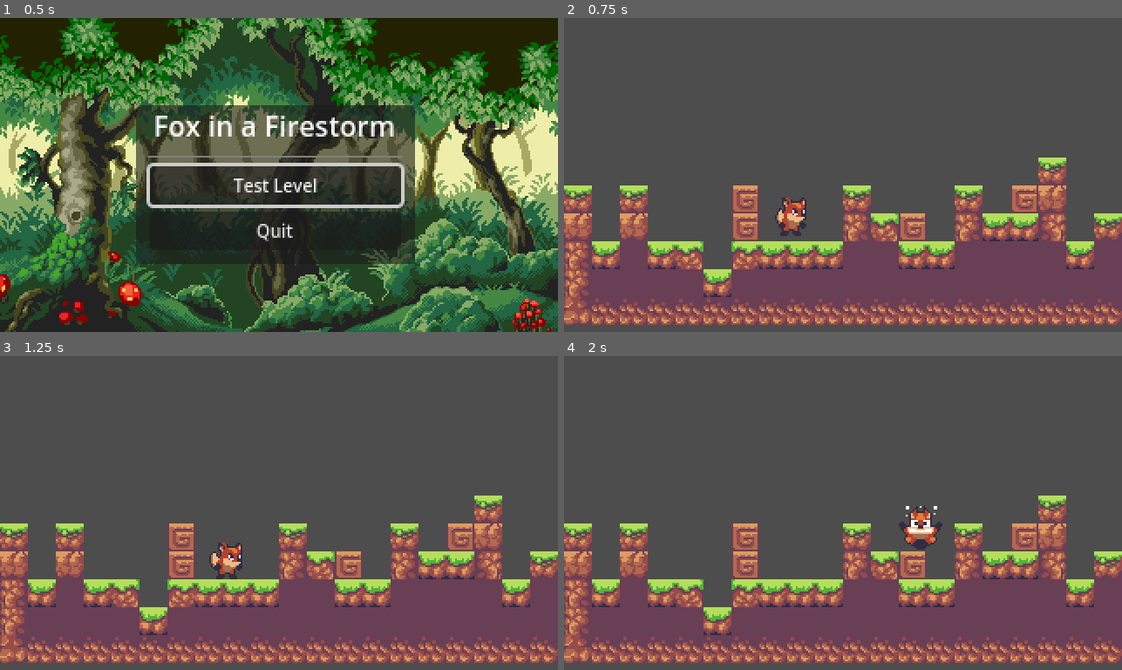
Above: before the commit, frames 1-4 (two rows, left to right).
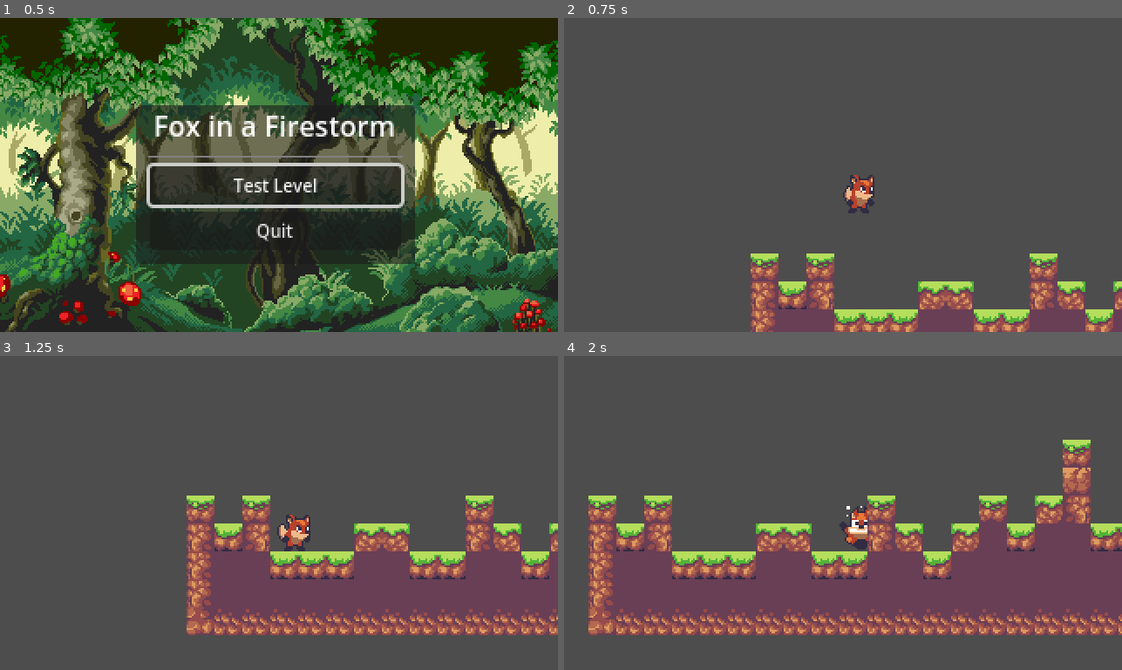
Above: after the commit, the same moments.

Repository: JP-Dhabolt/fox-in-a-firestorm
Game: Godot game, scene res://scenes/levels/Main.tscn
The game is run twice, just before and just after one commit, with the same random seed, the same clock (stepped at 60 frames per second) and the same inputs.
Inputs (mouse positions are in pixels of both pictures, inside the frame that each line leads up to):
- Up to frame 1 (0.5 s): no input
- Up to frame 2 (0.75 s): click "Test Level" at 0.5 s
- Up to frame 3 (1.25 s): no input
- Up to frame 4 (2 s): tap Enter at 1.25 s; move the mouse to (965, 497) at 1.27 s; hold D (move_right) from 1.28 s (still down); tap Space (jump) at 1.35, 1.52, 1.82 s; click (965, 497) at 1.42 s

Frame 1 is identical in both runs. In frame 2, 35% of the frame differs, in the area x 0-100%, y 44-100%; in frame 3, 33%; in frame 4, 37%, in the area x 0-100%, y 26-98%.
Error before the commit: Invalid assignment of property or key 'paused' with value of type 'bool' on a base object of type 'null instance'. (res://scenes/interface/MenuModal/MenuModal.…

Commit message:
Functioning Terrain Generation
But broken menu in TestLevel

Diff:
--- a/game/scenes/characters/Player.gd
+++ b/game/scenes/characters/Player.gd
@@ -3,7 +3,7 @@
 
 var GRAVITY: int = 15
 var MOVEMENT_SPEED: int = 150
-var JUMP_FORCE: int = 200
+@export var jump_force: int = 200
 var POUNCE_FORCE: int = 50
 
 var jumpAnimation: String = "Jump"
@@ -78,7 +78,7 @@
 
 func _transition_to_jumping():
 	currentState = State.JUMPING
-	velocity.y = -JUMP_FORCE
+	velocity.y = -jump_force
 	sprite.play(jumpAnimation)
 
 
--- a/game/scenes/levels/TestLevel.tscn
+++ b/game/scenes/levels/TestLevel.tscn
@@ -1,79 +1,24 @@
-[gd_scene load_steps=6 format=3 uid="uid://dsyeewn78c28r"]
+[gd_scene load_steps=4 format=3 uid="uid://dsyeewn78c28r"]
 
-[ext_resource type="PackedScene" uid="uid://dwfuuw8xx8l86" path="res://scenes/objects/Block.tscn" id="1"]
 [ext_resource type="PackedScene" uid="uid://cqnuwdbv7t1jm" path="res://scenes/characters/Player.tscn" id="2"]
-[ext_resource type="PackedScene" path="res://scenes/objects/Leaves.tscn" id="3"]
 [ext_resource type="PackedScene" uid="uid://g5xdeqs6ky7f" path="res://scenes/interface/MenuModal/MenuModal.tscn" id="5_hsehm"]
 [ext_resource type="PackedScene" uid="uid://ceqcxqo62twgj" path="res://scenes/systems/TerrainGenerator.tscn" id="5_p6tqq"]
 
 [node name="World" type="Node2D"]
 position = Vector2(128, 128)
 
-[node name="Block" parent="." instance=ExtResource("1")]
-position = Vector2(8, 8)
+[node name="Player" parent="." instance=ExtResource("2")]
+position = Vector2(-75, -75)
+jump_force = 300
 
-[node name="Block2" parent="." instance=ExtResource("1")]
-position = Vector2(24, 8)
+[node name="Camera2D" type="Camera2D" parent="Player"]
 
-[node name="Block3" parent="." instance=ExtResource("1")]
-position = Vector2(40, 8)
+[node name="MenuModal" parent="Player" instance=ExtResource("5_hsehm")]
+offset_left = 107.0
+offset_top = 37.0
+offset_right = 107.0
+offset_bottom = 37.0
 
-[node name="Block4" parent="." instance=ExtResource("1")]
-position = Vector2(56, 8)
-
-[node name="Block5" parent="." instance=ExtResource("1")]
-position = Vector2(72, 8)
-
-[node name="Block6" parent="." instance=ExtResource("1")]
-position = Vector2(72, -8)
-
-[node name="Block7" parent="." instance=ExtResource("1")]
-position = Vector2(88, 24)
-
-[node name="Block17" parent="." instance=ExtResource("1")]
-position = Vector2(72, 24)
-
-[node name="Block16" parent="." instance=ExtResource("1")]
-position = Vector2(104, 24)
-
-[node name="Block18" parent="." instance=ExtResource("1")]
-position = Vector2(120, 24)
-
-[node name="Block8" parent="." instance=ExtResource("1")]
-position = Vector2(120, 8)
-
-[node name="Block9" parent="." instance=ExtResource("1")]
-position = Vector2(136, 8)
-
-[node name="Block10" parent="." instance=ExtResource("1")]
-position = Vector2(136, -8)
-
-[node name="Block11" parent="." instance=ExtResource("1")]
-position = Vector2(136, -24)
-
-[node name="Block12" parent="." instance=ExtResource("1")]
-position = Vector2(-8, 8)
-
-[node name="Block13" parent="." instance=ExtResource("1")]
-position = Vector2(-24, 8)
-
-[node name="Block14" parent="." instance=ExtResource("1")]
-position = Vector2(-24, -8)
-
-[node name="Block15" parent="." instance=ExtResource("1")]
-position = Vector2(-24, -24)
-
-[node name="Player" parent="." instance=ExtResource("2")]
-position = Vector2(-7, -39)
-
-[node name="Leaves" parent="." instance=ExtResource("3")]
-position = Vector2(96, 8)
-
-[node name="MenuModal" parent="." instance=ExtResource("5_hsehm")]
-offset_left = 32.0
-offset_top = -38.0
-offset_right = 32.0
-offset_bottom = -38.0
-
-[node name="TerrainGenerator" parent="." instance=ExtResource("5_p6tqq")]
+[node name="TerrainGenerator" parent="." node_paths=PackedStringArray("player_node") instance=ExtResource("5_p6tqq")]
 position = Vector2(-128, -128)
+player_node = NodePath("../Player")
--- a/game/scenes/systems/TerrainGenerator.gd
+++ b/game/scenes/systems/TerrainGenerator.gd
@@ -1,113 +1,98 @@
 extends Node2D
 
-var MAX_X = 20
-var MAX_Y = 11
-var MIN_X = 0
-var MIN_Y = 4
+@onready var tilemap := $TileMap as TileMap
+@export var player_node: Node2D
 
-@onready var tilemap := $TileMap as TileMap
-@export_category("Noise")
-@export var new_cell_interval_seconds: float = 0.5
-@export var domain_warp_enabled: bool = false
-@export var domain_warp_amplitude: float = 30.0
-@export var domain_warp_fractal_gain: float = 0.5
-@export var domain_warp_fractal_octaves: int = 5
-@export var domain_warp_fractal_type: FastNoiseLite.DomainWarpFractalType = FastNoiseLite.DomainWarpFractalType.DOMAIN_WARP_FRACTAL_NONE
-@export var domain_warp_frequency: float = 0.05
-@export var domain_warp_type: FastNoiseLite.DomainWarpType = FastNoiseLite.DomainWarpType.DOMAIN_WARP_SIMPLEX
-@export var fractal_gain: float = 0.5
-@export var fractal_lacunarity: float = 2.0
-@export var fractal_octaves: int = 5
-@export var fractal_ping_pong_strength: float = 2.0
-@export var fractal_weighted_strength: float = 0.0
-@export var frequency: float = 0.01
-@export var fractal_type: FastNoiseLite.FractalType = FastNoiseLite.FractalType.FRACTAL_FBM
-
-var current_cell_x = 0
+var earliest_x_drawn: int = 0
+var latest_x_drawn: int = 0
 var elapsed_time = 0.0
 var fast_noise: FastNoiseLite
 
+var max_x: int
+var min_x: int = 0
+var max_y: int
+var min_y: int
+
 # Called when the node enters the scene tree for the first time.
 func _ready():
-	setup_fast_noise()
-	for x in range(MIN_X, MAX_X + 5):
+	fast_noise = NoiseForTerrain.get_noise_by_type(NoiseForTerrain.NoiseForTerrainType.INITIAL)
+	var viewport_rect = get_viewport_rect()
+	max_x = ceil(viewport_rect.size.x / 16)
+	max_y = ceil(viewport_rect.size.y / 16)
+	min_y = ceil(max_y / 3.0)
+	for x in range(min_x, max_x + 5):
 		_place_tile(x)
 
-	current_cell_x = MAX_X + 5
-
-func setup_fast_noise():
-	fast_noise = FastNoiseLite.new()
-	fast_noise.noise_type = FastNoiseLite.TYPE_PERLIN
-	fast_noise.domain_warp_enabled = domain_warp_enabled
-	fast_noise.domain_warp_amplitude = domain_warp_amplitude
-	fast_noise.domain_warp_fractal_gain = domain_warp_fractal_gain
-	fast_noise.domain_warp_fractal_octaves = domain_warp_fractal_octaves
-	fast_noise.domain_warp_fractal_type = domain_warp_fractal_type
-	fast_noise.domain_warp_frequency = domain_warp_frequency
-	fast_noise.domain_warp_type = domain_warp_type
-	fast_noise.fractal_gain = fractal_gain
-	fast_noise.fractal_lacunarity = fractal_lacunarity
-	fast_noise.fractal_octaves = fractal_octaves
-	fast_noise.fractal_ping_pong_strength = fractal_ping_pong_strength
-	fast_noise.fractal_weighted_strength = fractal_weighted_strength
-	fast_noise.frequency = frequency
-	fast_noise.fractal_type = fractal_type
-
-func randomize_fast_noise():
-	fast_noise = FastNoiseLite.new()
-	fast_noise.noise_type = FastNoiseLite.TYPE_PERLIN
-	fast_noise.domain_warp_enabled = randi_range(0, 1) == 0
-	fast_noise.domain_warp_amplitude = randf_range(0.0, 100.0)
-	fast_noise.domain_warp_fractal_gain = randf_range(0.0, 1.0)
-	fast_noise.domain_warp_fractal_octaves = randi_range(1, 10)
-	fast_noise.domain_warp_fractal_type = randi_range(0, 2) as FastNoiseLite.DomainWarpFractalType
-	fast_noise.domain_warp_frequency = randf_range(0.0, 1.0)
-	fast_noise.domain_warp_type = randi_range(0, 2) as FastNoiseLite.DomainWarpType
-	fast_noise.fractal_gain = randf_range(0.0, 1.0)
-	fast_noise.fractal_lacunarity = randf_range(0.0, 10.0)
-	fast_noise.fractal_octaves = randi_range(1, 10)
-	fast_noise.fractal_ping_pong_strength = randf_range(0.0, 10.0)
-	fast_noise.fractal_weighted_strength = randf_range(0.0, 10.0)
-	fast_noise.frequency = randf_range(0.0, 1.0)
-	fast_noise.fractal_type = randi_range(0, 3) as FastNoiseLite.FractalType
-	print_object_properties(fast_noise)
+	latest_x_drawn = max_x + 5
 
 
-# # Called every frame. 'delta' is the elapsed time since the previous frame.
-# func _process(delta):
-# 	elapsed_time += delta
+# Called every frame. 'delta' is the elapsed time since the previous frame.
+func _process(delta):
+	var player_node_x = tilemap.local_to_map(player_node.global_position).x
+	if int(delta) % 5 == 0:
+		print("Player location: ", player_node_x)
+		print("Current tilemap count: ", len(tilemap.get_used_cells(0)))
+	_draw_and_clear_map(player_node_x)
 
-# 	# Add one cell to the tilemap every 2 seconds
-# 	if elapsed_time > new_cell_interval_seconds:
-# 		_place_tile(current_cell_x)
-# 		elapsed_time -= new_cell_interval_seconds
-# 		current_cell_x += 1
+func _draw_and_clear_map(player_x: int):
+	_draw_right_if_needed(player_x)
+	_draw_left_if_needed(player_x)
+	_clear_right_if_needed(player_x)
+	_clear_left_if_needed(player_x)
+
+func _draw_right_if_needed(player_x: int):
+	if player_x + max_x > latest_x_drawn:
+		print("Drawing to the  right")
+		for x in range(latest_x_drawn, player_x + max_x):
+			_place_tile(x)
+		latest_x_drawn = player_x + max_x
+
+func _draw_left_if_needed(player_x: int):
+	if player_x - max_x < earliest_x_drawn:
+		print("Drawing to the left")
+		for x in range(max(0, player_x - max_x), earliest_x_drawn):
+			_place_tile(x)
+		earliest_x_drawn = max(0, player_x - max_x)
+
+func _clear_right_if_needed(player_x: int):
+	if player_x + max_x * 2 < latest_x_drawn:
+		print("Clearing to the right")
+		for x in range(player_x + max_x, latest_x_drawn):
+			_erase_tile(x)
+		latest_x_drawn = player_x + max_x
+
+func _clear_left_if_needed(player_x: int):
+	if player_x - max_x * 2 > earliest_x_drawn:
+		print("Clearing to the left")
+		for x in range(earliest_x_drawn, max(player_x - max_x, 0)):
+			_erase_tile(x)
+		earliest_x_drawn = max(player_x - max_x, 0)
 
 func _place_tile(x: int):
 	var y_val = _determine_y_value(x)
-	print("placing tile at x: " + str(x) + " y: " + str(y_val))
-	var vectors = range(y_val, MAX_Y).map(func(y): return Vector2i(x, y))
+	var vectors = range(y_val, max_y).map(func(y): return Vector2i(x, y))
 	tilemap.set_cells_terrain_connect(0, vectors, 0, 0)
+
+func _erase_tile(x: int):
+	for y in range(min_y, max_y):
+		tilemap.erase_cell(0, Vector2i(x, y))
 
 func _determine_y_value(x: int):
 	var noise_value = fast_noise.get_noise_1d(x)
 	var normalized_noise = (noise_value + 1) / 2
-	var y_range = MAX_Y - MIN_Y
-	return MIN_Y + int(normalized_noise * y_range)
+	var y_range = max_y - min_y
+	return min_y + int(normalized_noise * y_range)
 
 func redraw_terrain():
 	tilemap.clear()
 	fast_noise.seed = randi()
-	for x in range(MIN_X, MAX_X + 5):
+	for x in range(earliest_x_drawn, latest_x_drawn):
 		_place_tile(x)
 
-func _input(event):
-	if event is InputEventMouseButton and event.pressed:
-		if event.button_index == MOUSE_BUTTON_LEFT:
-			redraw_terrain()
-		elif event.button_index == MOUSE_BUTTON_RIGHT:
-			randomize_fast_noise()
-			redraw_terrain()
+func randomize_terrain():
+	fast_noise = NoiseForTerrain.get_noise_by_type(NoiseForTerrain.NoiseForTerrainType.RANDOM)
+	print_object_properties(fast_noise)
+	redraw_terrain()
 
 func print_object_properties(obj):
 	var prop_list = obj.get_property_list()
--- /dev/null
+++ b/game/scripts/NoiseForTerrain.gd
@@ -0,0 +1,54 @@
+extends Node
+class_name NoiseForTerrain
+
+enum NoiseForTerrainType {
+	INITIAL = 0,
+	RANDOM = 1,
+}
+
+static func get_noise_by_type(noise_type: NoiseForTerrainType) -> FastNoiseLite:
+	match noise_type:
+		NoiseForTerrainType.INITIAL:
+			return _generate_initial_noise()
+		NoiseForTerrainType.RANDOM:
+			return _generate_random_noise()
+		_:
+			return FastNoiseLite.new()
+
+static func _generate_initial_noise() -> FastNoiseLite:
+	var fast_noise = FastNoiseLite.new()
+	fast_noise.noise_type = FastNoiseLite.TYPE_PERLIN
+	fast_noise.domain_warp_enabled = true
+	fast_noise.domain_warp_amplitude = 89.5
+	fast_noise.domain_warp_fractal_gain = 0.979
+	fast_noise.domain_warp_fractal_octaves = 1
+	fast_noise.domain_warp_fractal_type = FastNoiseLite.DomainWarpFractalType.DOMAIN_WARP_FRACTAL_PROGRESSIVE
+	fast_noise.domain_warp_frequency = 0.98
+	fast_noise.domain_warp_type = FastNoiseLite.DomainWarpType.DOMAIN_WARP_BASIC_GRID
+	fast_noise.fractal_gain = 0.008
+	fast_noise.fractal_lacunarity = 0.95
+	fast_noise.fractal_octaves = 9
+	fast_noise.fractal_ping_pong_strength = 8.34
+	fast_noise.fractal_weighted_strength = 5.68
+	fast_noise.frequency = 0.875
+	fast_noise.fractal_type = FastNoiseLite.FractalType.FRACTAL_FBM
+	return fast_noise
+
+static func _generate_random_noise() -> FastNoiseLite:
+	var fast_noise = FastNoiseLite.new()
+	fast_noise.noise_type = FastNoiseLite.TYPE_PERLIN
+	fast_noise.domain_warp_enabled = randi_range(0, 1) == 0
+	fast_noise.domain_warp_amplitude = randf_range(0.0, 100.0)
+	fast_noise.domain_warp_fractal_gain = randf_range(0.0, 1.0)
+	fast_noise.domain_warp_fractal_octaves = randi_range(1, 10)
+	fast_noise.domain_warp_fractal_type = randi_range(0, 2) as FastNoiseLite.DomainWarpFractalType
+	fast_noise.domain_warp_frequency = randf_range(0.0, 1.0)
+	fast_noise.domain_warp_type = randi_range(0, 2) as FastNoiseLite.DomainWarpType
+	fast_noise.fractal_gain = randf_range(0.0, 1.0)
+	fast_noise.fractal_lacunarity = randf_range(0.0, 10.0)
+	fast_noise.fractal_octaves = randi_range(1, 10)
+	fast_noise.fractal_ping_pong_strength = randf_range(0.0, 10.0)
+	fast_noise.fractal_weighted_strength = randf_range(0.0, 10.0)
+	fast_noise.frequency = randf_range(0.0, 1.0)
+	fast_noise.fractal_type = randi_range(0, 3) as FastNoiseLite.FractalType
+	return fast_noise
